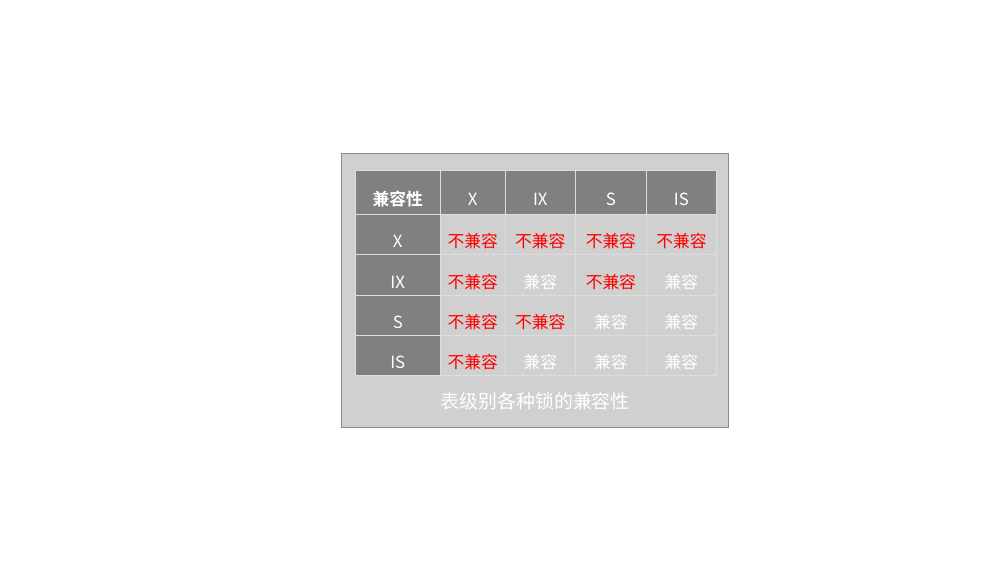
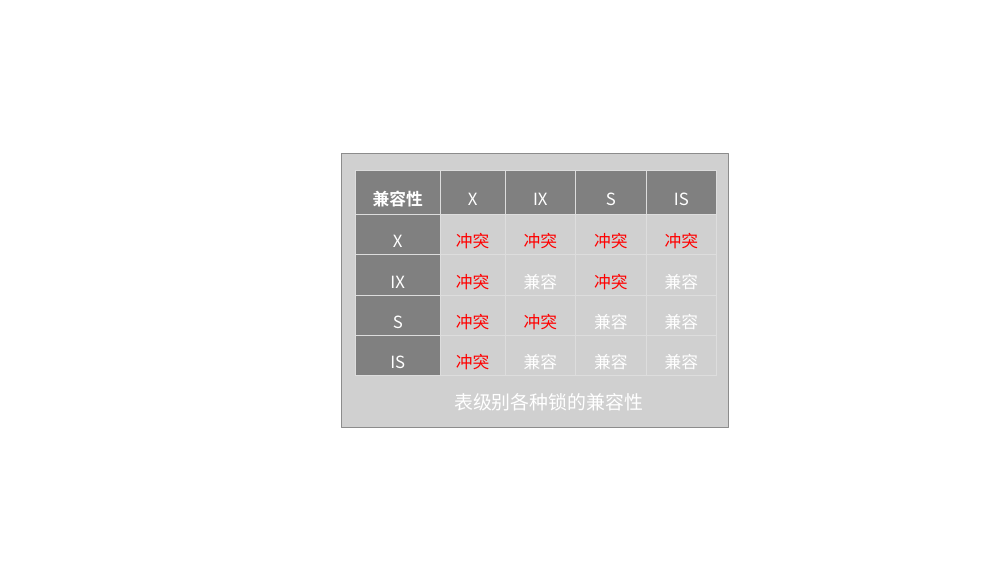
Before and after one commit to caison/java-knowledge-mind-map, a slide deck: slide 5 of 数据库/MySQL锁/配图.pptx (slide 2 before the commit). Drawn at 1008x567 pixels with LibreOffice and Linux fonts; fonts in the diff are those of the drawing; grey boxes stand for pictures; background and template pictures are left out. Boxes give left, top, right and bottom in pixels: in the first picture for what was removed or moved away, otherwise in the second. Text is boxed around its words. In the diff, an @@ line names an element or a change of style, - is before the commit and + after.

```diff
--- a/数据库/MySQL锁/配图.pptx
+++ b/数据库/MySQL锁/配图.pptx
@@ table at [355,170,717,376] @@
-row 2: X | 不兼容 | 不兼容 | 不兼容 | 不兼容
+row 2: X | 冲突 | 冲突 | 冲突 | 冲突
-row 3, column 2: 不兼容
+row 3, column 2: 冲突
-row 3, column 4: 不兼容
+row 3, column 4: 冲突
-row 4, column 2: 不兼容
+row 4, column 2: 冲突
-row 4, column 3: 不兼容
+row 4, column 3: 冲突
-row 5, column 2: 不兼容
+row 5, column 2: 冲突
@@ text "表级别各种锁的兼容性": place and size @@
-text "表级别各种锁的兼容性" at [441,392,630,409]
+text "表级别各种锁的兼容性" at [454,393,643,410]
```
Also in this commit, not shown: 3 other slides changed, 1 slide added, 4 other files.
